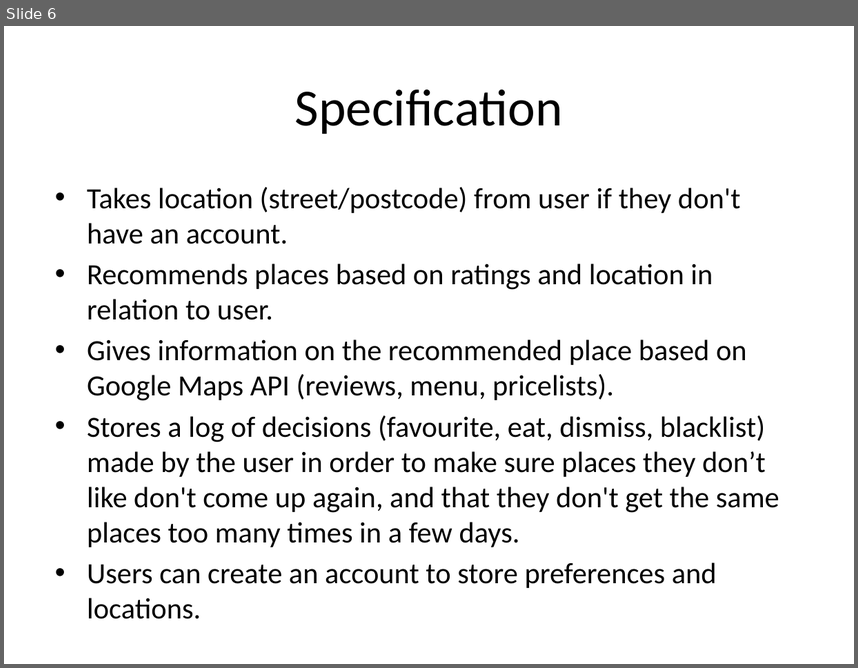
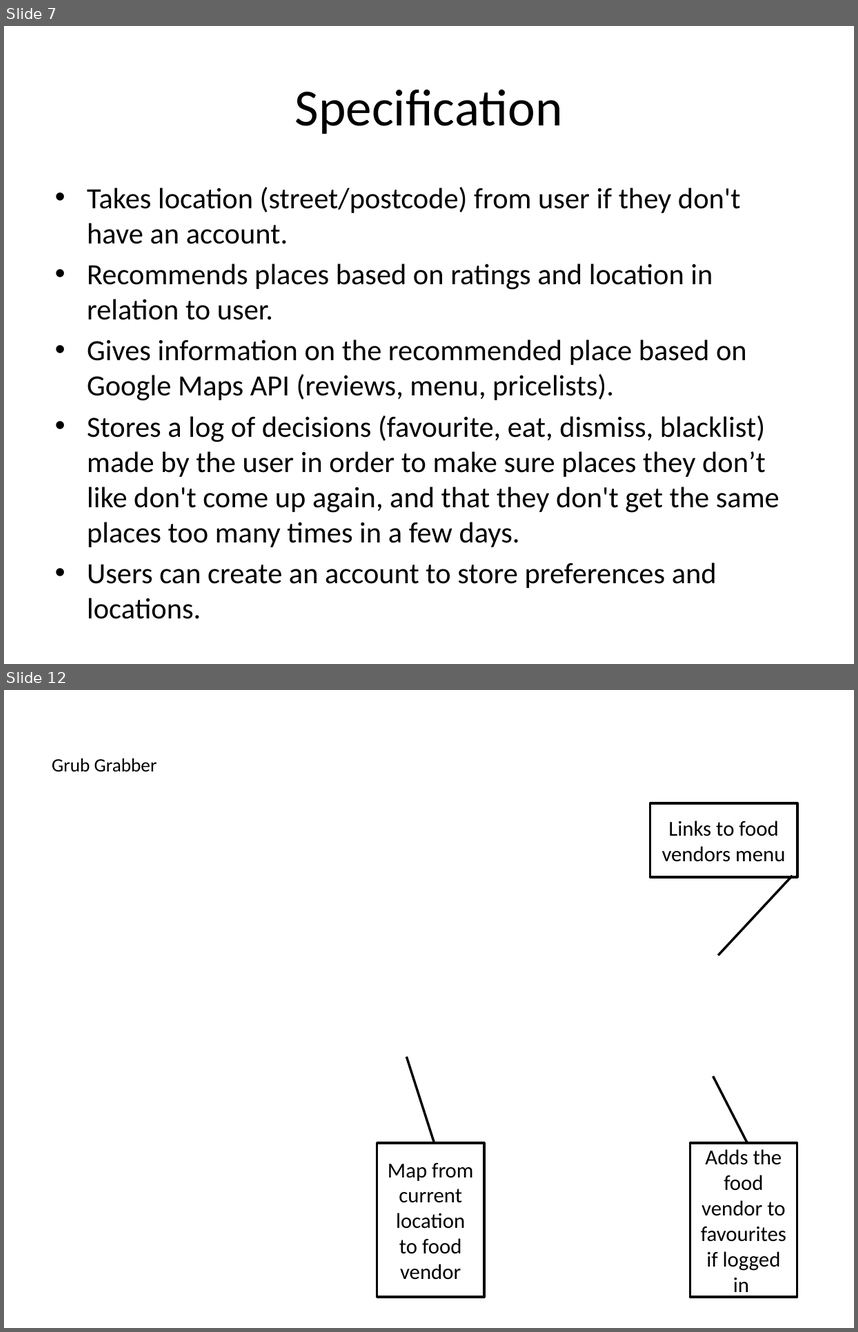
Before and after one commit to isaac-jordan/GrubGrabber, a slide deck: Design/Grub Grabber.pptx. Shown one above the other, each under a label of ours: slide 6 before the commit, slides 7 and 12 after it; the slides between them are not shown. The pictures are 858x668 and 858x1332 pixels, drawn with LibreOffice and Linux fonts; fonts in the diff are those of the drawing; background and template pictures are left out. Boxes give left, top, right and bottom in pixels: in the first picture for what was removed or moved away, otherwise in the second. Text is boxed around its words. In the diff, an @@ line names an element or a change of style, - is before the commit and + after.

```diff
--- a/Design/Grub Grabber.pptx
+++ b/Design/Grub Grabber.pptx
@@ slide 12 added at (4,690,854,1328), background picture (left out) @@
@@ rectangle added at (41,755,168,775), fill #FFFFFF, outline #FFFFFF 2 pt, 16 pt, text #000000 @@
+Grub Grabber
@@ border callout added at (650,803,797,877), fill #FFFFFF, outline #000000 2 pt, 18 pt, text #000000 @@
+Links to food vendors menu
@@ border callout added at (377,1142,484,1296), fill #FFFFFF, outline #000000 2 pt, 18 pt, text #000000 @@
+Map from current location to food vendor
@@ border callout added at (690,1142,797,1296), fill #FFFFFF, outline #000000 2 pt, 18 pt, text #000000 @@
+Adds the food vendor to favourites if logged in
@@ what was slide 6 is now slide 7 @@
```
Also in this commit, not shown: 5 slides changed, 7 other slides added, 4 slides removed.
